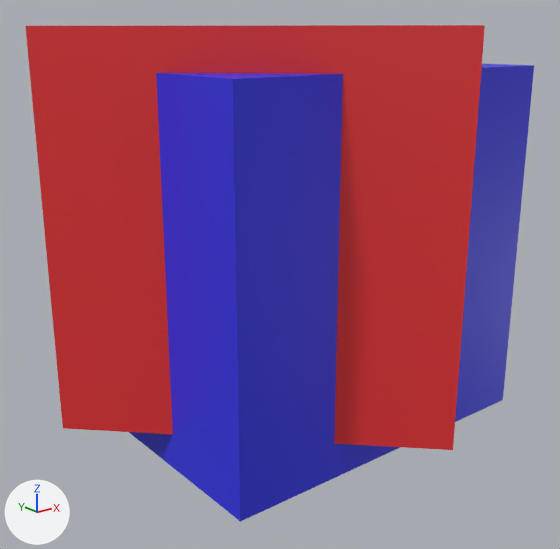
Two versions of the Blender file data/double.blend, one commit apart.
Rendered twice from a 50 mm lens placed at (-2.8, -3.54, 1.98), pointed at (0.03, 0.0, 0.56). Arrows for +X, +Y and +Z are at lower left; the lights stay in place.

The first picture shows 'Bottom', 'Top'.
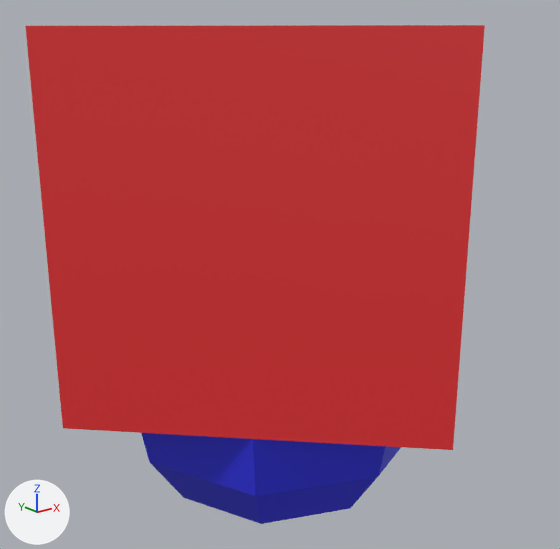
Patch to the scene script:
```diff
--- a/data/double.blend.py
+++ b/data/double.blend.py
@@ me_sphere @@
+me_sphere.from_pydata(...)  # a UV sphere (8 segments, 8 rings, poles along z) spanning x -1.0..1.0, y -1.0..1.0, z -1.0..1.0
+me_sphere.materials.append(mat_bottommaterial)  # blue #3132e7
@@ ob_bottom @@
-ob_bottom = bpy.data.objects.new('Bottom', me_cube)
-ob_bottom.location = (0.0, 0.0, 0.8)
@@ ob_sphere @@
+ob_sphere = bpy.data.objects.new('Sphere', me_sphere)
+ob_sphere.location = (0.0, 0.0, 0.0)
```

Location of each change, [x1, y1, x2, y2] in pixels of the pictures (560 x 549 px):
'Bottom', deleted (blue)
    before: [129, 64, 534, 521]
'Sphere', added (blue)
    after: [141, 433, 401, 524]
